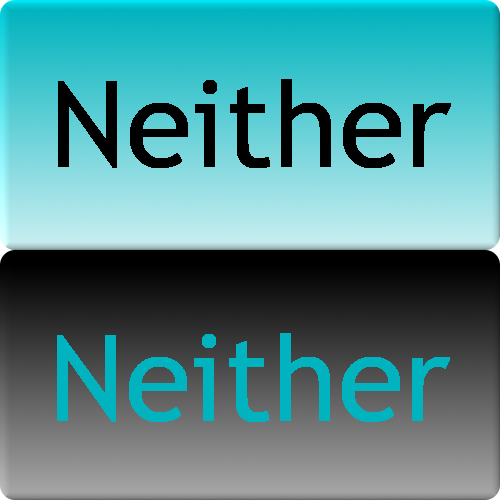
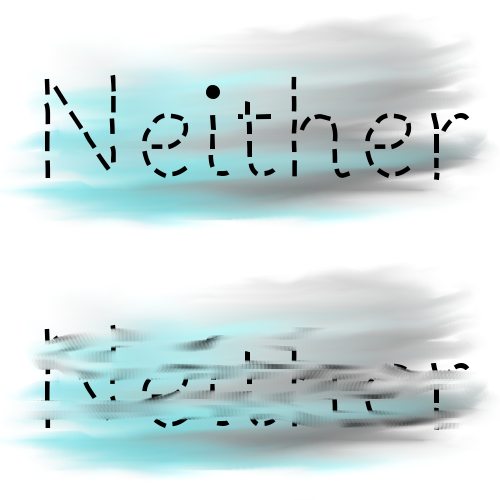
The second 500x500 image is a revision of the first. Changes to its layers:
renamed "Pasted Layer#1" to "Neither#1", painted on it over [18, 324, 479, 431]
removed layer "Pasted Layer" over [0, 250, 500, 500]
painted on "Neither" over [44, 74, 470, 181]
painted on "Background" over [0, 0, 500, 500]
